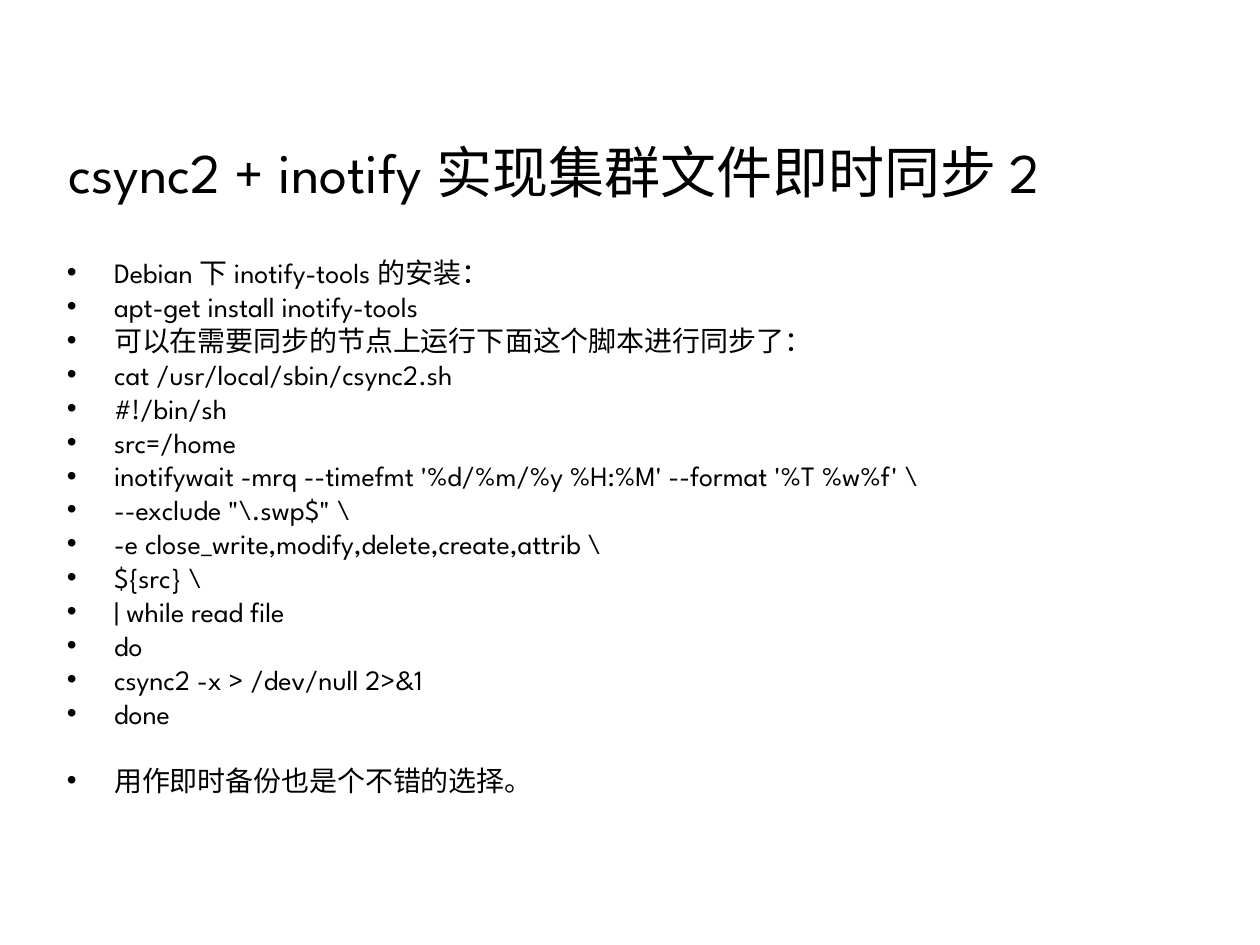
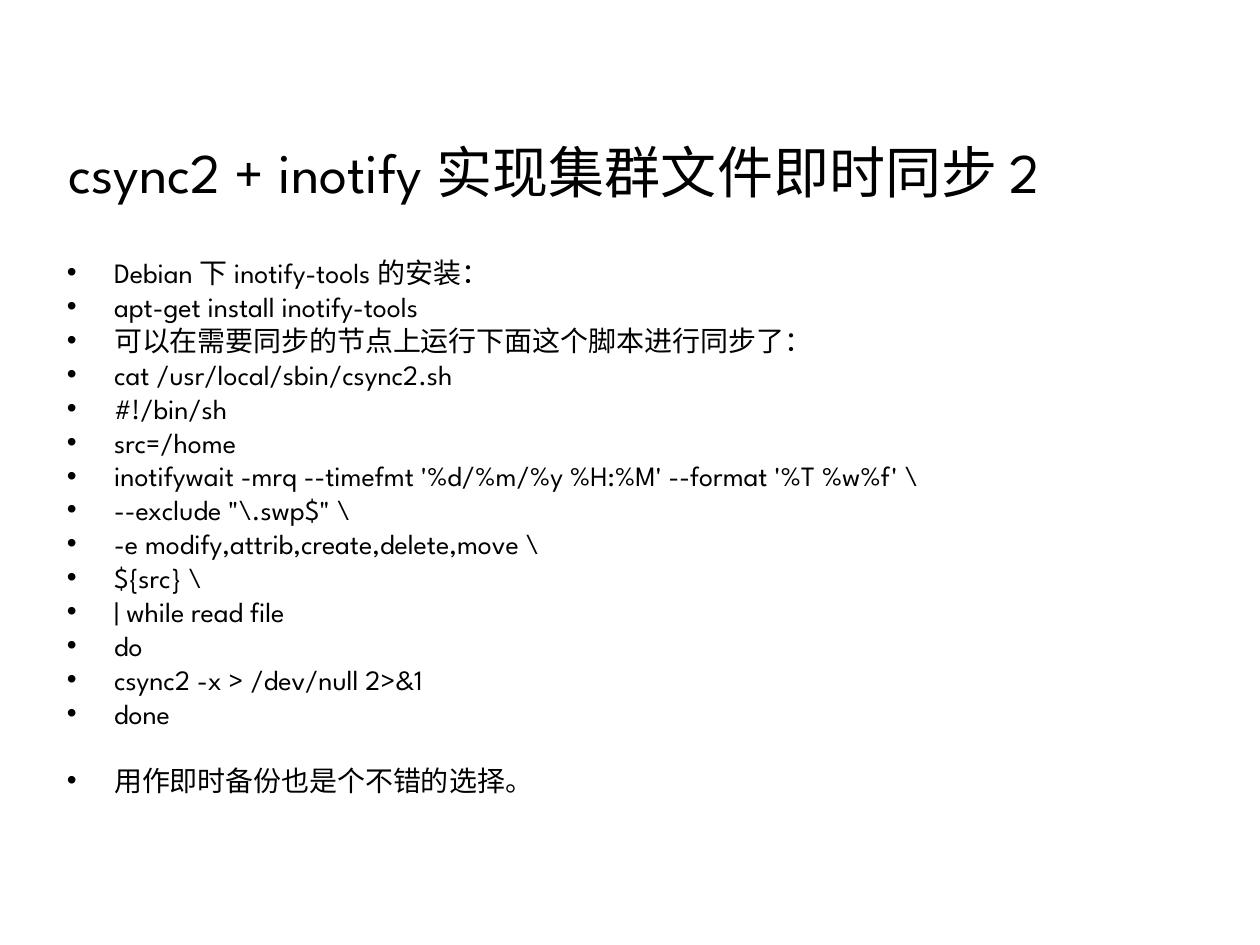
Before and after one commit to 7KjN3mHq/bluedata, a slide deck: slide 29 of system/01总览/架构/网站集群架构.ppt (slide 28 before the commit). Drawn at 1260x945 pixels with LibreOffice and Linux fonts; fonts in the diff are those of the drawing; background and template pictures are left out. Boxes give left, top, right and bottom in pixels: in the first picture for what was removed or moved away, otherwise in the second. Text is boxed around its words. In the diff, an @@ line names an element or a change of style, - is before the commit and + after.

```diff
--- a/system/01总览/架构/网站集群架构.ppt
+++ b/system/01总览/架构/网站集群架构.ppt
@@ text at bbox=[114, 534, 519, 560]: text changed @@
-• -e close_write,modify,delete,create,attrib \
+• -e modify,attrib,create,delete,move \
```
Also in this commit, not shown: 9 other slides changed, 4 slides added, 3 other files.
